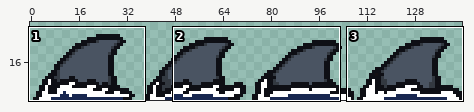
One commit to this sprite sheet: Brackeys-GameJam-2024/Assets/Sprites/Enemy Sprites/monster2-Sheet.png. The first picture is a wide view before the edit; the outline marks the close-up.
Close-up. First the earlier version:
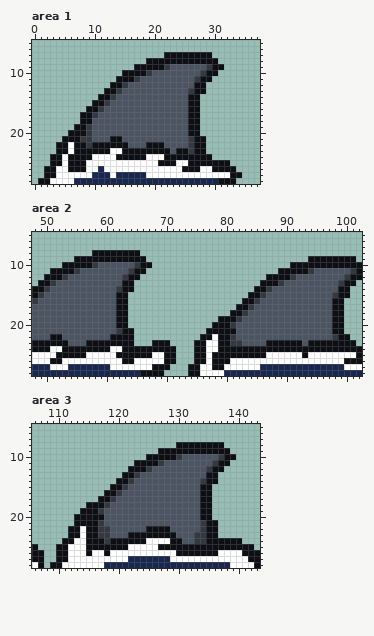
The file is 144x29 pixels. Shown: area 1: x 0..37, y 5..28; area 2: x 48..102, y 5..28; area 3: x 106..143, y 5..28. The wide view leaves out empty margins.
New version:
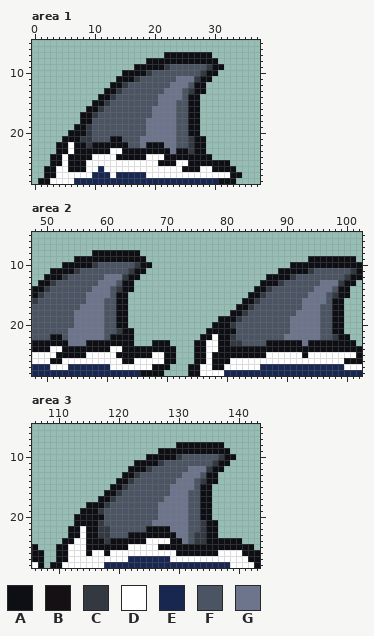
Palette (. is transparent): A #0e0f15  B #141013  C #333941  D #ffffff  E #182750  F #4a5462  G #6d758d
Diff:
Area 1:
Colour G replaces colour F in row 11 at x 24 to 26; in row 12 at x 23 to 25; in row 13 at x 22 to 24; in row 14 at x 21 to 24; in row 15 at x 21 to 23; in rows 16 to 17 at x 20 to 23.
Colour G replaces colour F in rows 18 to 20 at x 19 to 23; in row 21 at x 18 to 23; in row 22 at x 18 and 22 to 23; in row 23 at x 23.
Area 2:
Colour G replaces colour F in row 12 at x 60 to 62; in row 13 at x 59 to 61 and 96 to 98; in row 14 at x 58 to 60 and 95 to 97; in row 15 at x 57 to 60 and 94 to 96; in row 16 at x 57 to 59 and 93 to 96; in row 17 at x 56 to 59 and 93 to 95.
Colour G replaces colour F in row 18 at x 55 to 59 and 92 to 95; in rows 19 to 20 at x 55 to 59 and 91 to 95; in row 21 at x 54 to 59 and 91 to 95; in row 22 at x 54 to 59 and 90 to 95; in row 23 at x 54 to 56 and 93.
Area 3:
Colour G replaces colour F in row 12 at x 132 to 134; in row 13 at x 131 to 133; in row 14 at x 130 to 132; in row 15 at x 129 to 132; in row 16 at x 129 to 131; in row 17 at x 128 to 131.
Colour G replaces colour F in rows 18 to 20 at x 127 to 131; in row 21 at x 126 to 131; in row 22 at x 129 to 131; in row 23 at x 130 to 131; in row 24 at x 131.
Changed places in both close-ups, as pixel boxes (x1, y1, x2, y2):
changed: (140, 76, 194, 154)
changed: (68, 274, 122, 346)
changed: (284, 280, 338, 346)
changed: (152, 466, 206, 544)
